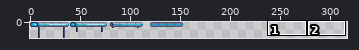
File history of a sprite sheet, objects/neko/ketianwalltable/ketianwalltable.png. The picture above shows the old version from afar; the outline marks the close-up.
Close-up. Before the edit:
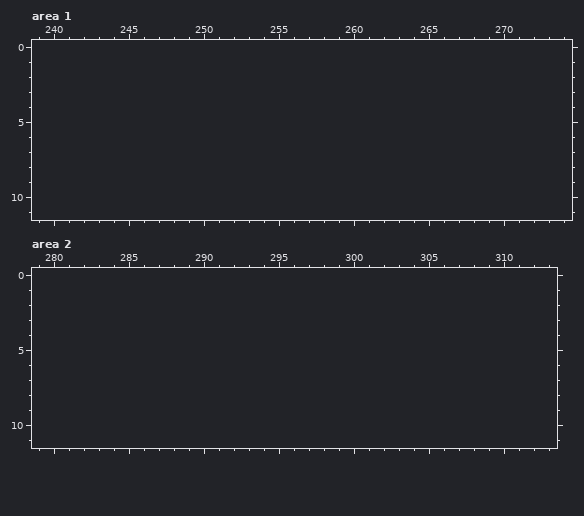
The file is 160x16 pixels. Shown: area 1: x 239..274, y 0..11; area 2: x 279..313, y 0..11. The old version is drawn lined up with the new one, on the new canvas. The wide view leaves out empty margins. The commit also changed other parts of the picture, which this record leaves out.
Palette (. is transparent): 
After the commit:
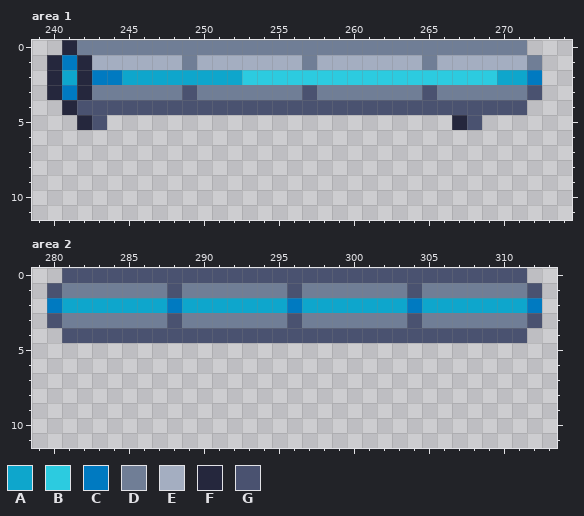
Colours new in this view: A #0ea6cc  B #2ccbe0  C #007ac1  D #707e96  E #a4aec1  F #25273d  G #4a5270
Edits made:
{"change": "canvas 160x16 -> 320x16"}
{"where": "area 1"}
{"y":0,"x":241,"old":"...............................","new":"FDDDDDDDDDDDDDDDDDDDDDDDDDDDDDD"}
{"y":1,"x":240,"old":".................................","new":"FCFEEEEEEDEEEEEEEDEEEEEEEDEEEEEED"}
{"y":2,"x":240,"old":".................................","new":"FAFCCAAAAAAAABBBBBBBBBBBBBBBBBAAC"}
{"y":3,"x":240,"old":".................................","new":"FCFDDDDDDGDDDDDDDGDDDDDDDGDDDDDDG"}
{"y":4,"x":241,"old":"...............................","new":"FGGGGGGGGGGGGGGGGGGGGGGGGGGGGGG"}
{"y":5,"x":242,"old":"..","new":"FG"}
{"y":5,"x":267,"old":"..","new":"FG"}
{"where": "area 2"}
{"y":0,"x":281,"old":"...............................","new":"GGGGGGGGGGGGGGGGGGGGGGGGGGGGGGG"}
{"y":1,"x":280,"old":".................................","new":"GDDDDDDDGDDDDDDDGDDDDDDDGDDDDDDDG"}
{"y":2,"x":280,"old":".................................","new":"CAAAAAAACAAAAAAACAAAAAAACAAAAAAAC"}
{"y":3,"x":280,"old":".................................","new":"GDDDDDDDGDDDDDDDGDDDDDDDGDDDDDDDG"}
{"y":4,"x":281,"old":"...............................","new":"GGGGGGGGGGGGGGGGGGGGGGGGGGGGGGG"}
{"label":"added","picture_box":[47,40,542,130]}
{"label":"added","picture_box":[47,268,542,343]}
